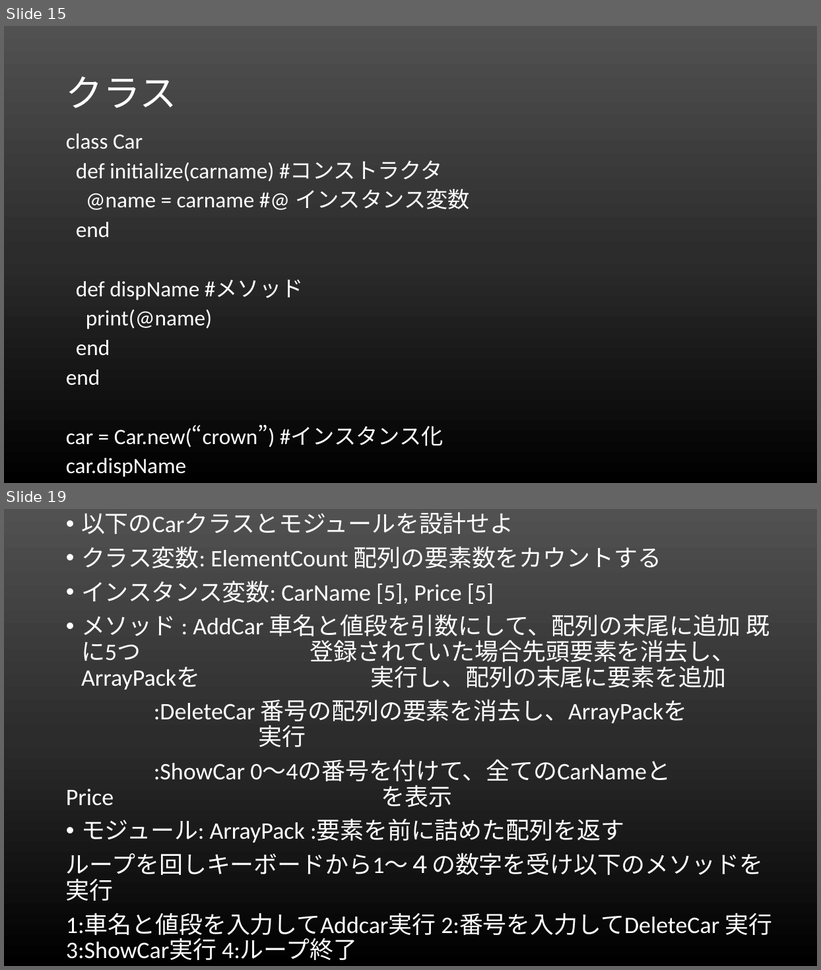
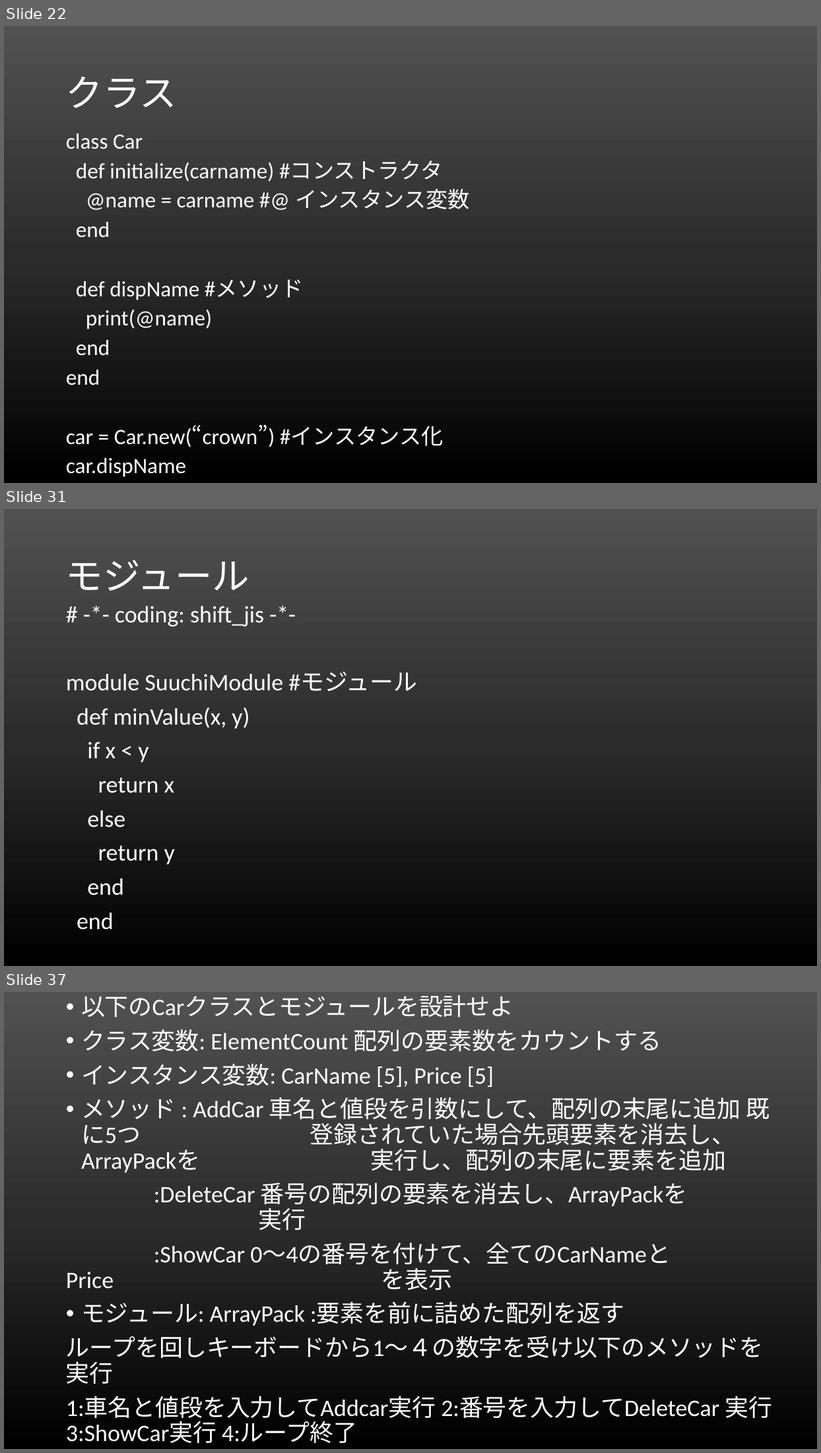
Before and after one commit to rubylecture/Rubylecture, a slide deck: Rubyレクチャー.pptx. Shown one above the other, each under a label of ours: slides 15 and 19 before the commit, slides 22, 31 and 37 after it; the slides between them are not shown. The pictures are 821x970 and 821x1453 pixels, drawn with LibreOffice and Linux fonts; fonts in the diff are those of the drawing. Boxes give left, top, right and bottom in pixels: in the first picture for what was removed or moved away, otherwise in the second. Text is boxed around its words. In the diff, an @@ line names an element or a change of style, - is before the commit and + after.

```diff
--- a/Rubyレクチャー.pptx
+++ b/Rubyレクチャー.pptx
@@ slide 31 added at (4, 509, 817, 966), background gradient #515151 to #2E2E2E to #000000 @@
@@ title added at (66, 560, 250, 591), 44 pt, text #FFFFFF @@
+モジュール
@@ text added at (66, 606, 417, 930), 28 pt, text #FFFFFF @@
+# -*- coding: shift_jis -*-
+module SuuchiModule #モジュール
+def minValue(x, y)
+if x < y
+return x
+else
+return y
+end
+end
@@ what was slide 15 is now slide 22 @@
@@ what was slide 19 is now slide 37 @@
```
Also in this commit, not shown: 6 slides changed, 17 other slides added, 5 other files.
